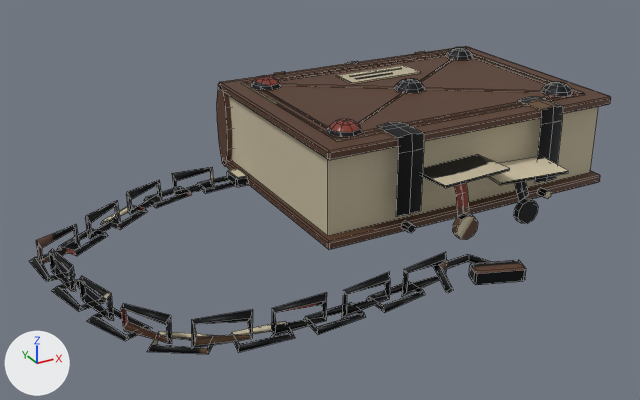
An edit to the Blender file Assets/Models/ArtBible/Items/Late/BankersLedger/BankersLedger.blend, drawn before and after from the same camera.
The view is the same before and after, from a 50 mm camera at (-0.466, -0.672, 0.327) aimed at (-0.128, -0.056, 0.02). Arrows for +X, +Y and +Z are at lower left; the lights stay in place. The older version comes first. Mesh edges are drawn as thin lines.

The first picture shows 'BankersLedger'.
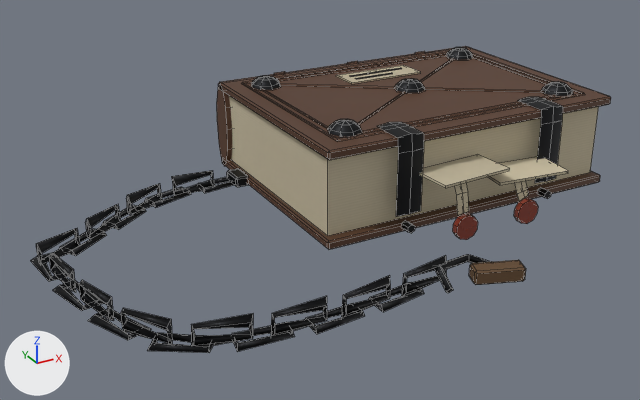
Where the change shows, as pixel boxes [x1, y1, x2, y2] in the pictures (640 x 400 px; the box of a moved part takes in the faces that stretch with it):
```json
{"object": "BankersLedger", "change": "reshaped, surface changed", "before": [29, 46, 611, 354], "after": [31, 46, 611, 353]}
{"part": 1, "of": "me_bankersledger", "change": "moved or reshaped", "before": [29, 167, 447, 354], "after": [31, 170, 447, 353]}
{"part": 2, "of": "me_bankersledger", "change": "surface changed", "before": [31, 61, 568, 353], "after": [31, 61, 568, 353]}
```

The change, as JSON lines over the scene's bpy script:
```json
{"block": "me_bankersledger", "where": "# used by ob_bankersledger; location = (0.0, 0.0, 0.0)"}
{"op": "remove", "block": "me_bankersledger", "code": "me_bankersledger.from_pydata(...)  # 777 vertices, 709 faces; spans x -0.367..0.15, y -0.23..0.123, z -0.002..0.095"}
{"op": "add", "block": "me_bankersledger", "code": "me_bankersledger.from_pydata(...)  # 777 vertices, 709 faces; spans x -0.366..0.15, y -0.23..0.123, z -0.002..0.095"}
{"block": "me_bankersledger", "change": "me_bankersledger part 1: 229 of 777 vertices moved; they spanned x -0.367..-0.096, y -0.219..0.073, z -0.001..0.024 and now span x -0.366..-0.096, y -0.217..0.072, z -0.002..0.021; mean shift (0.0, 0.0, -0.001); largest move (-0.263, -0.2, 0.015) -> (-0.262, -0.201, 0.01)"}
{"block": "me_bankersledger", "change": "me_bankersledger part 2: texture (UV) coordinates of 638 of 709 faces, centred in x -0.364..0.15, y -0.23..0.121, z -0.001..0.095, changed; they spanned u 0.0..1.0, v 0.0..0.99 and now span u 0.0..0.99, v 0.0..1.0"}
```
